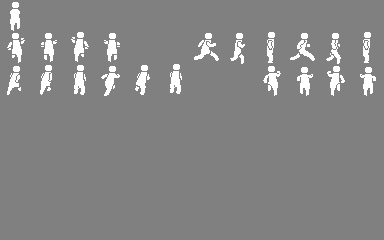
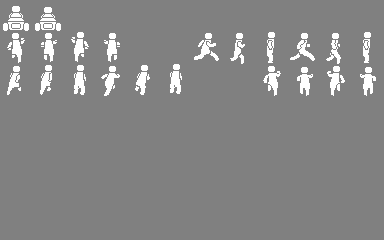
Before/after of a (384, 240) layered artwork. What changed in the layer stack:
added layer "kart2" above "kart" over [35, 7, 61, 31]
renamed "Layer 10" to "kart", painted on it over [3, 2, 29, 31]
